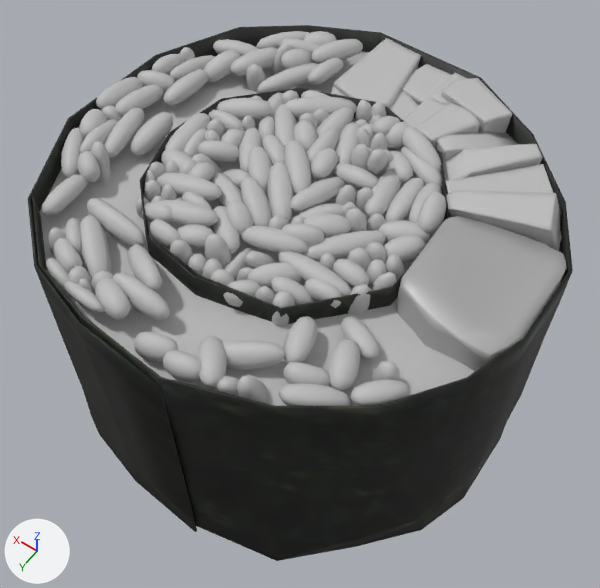
The FBX model Assets/05_Models/Props/RiceRoll_3.fbx as it was, and as the next commit left it.
Camera for both pictures: a 50 mm camera at (-0.5259, -0.3662, 0.1559) aimed at (-0.4712, -0.4428, 0.0355). Arrows for +X, +Y and +Z are at lower left; the lights stay in place. Where no turn or scale is listed for an object, it has been applied to the vertices.

The first picture shows 'RiceRoll_3'.
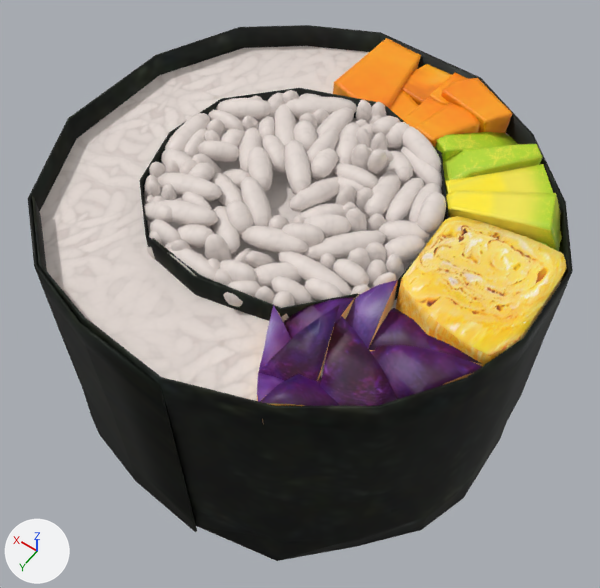
Location of each change, [x1, y1, x2, y2] in pixels of the pictures (600 x 588 px; the box of a moved part takes in the faces that stretch with it):
part 1 of me_mesh_1808, moved or reshaped: before [136, 196, 149, 219]; after [144, 195, 154, 205]
part 2 of me_mesh_1808, moved or reshaped: before [145, 170, 157, 183]; after [144, 175, 158, 188]
part 3 of me_mesh_1808, moved or reshaped: before [257, 62, 320, 93]; after [242, 117, 260, 129]
part 4 of me_mesh_1808, moved or reshaped: before [283, 316, 317, 363]; after [220, 260, 257, 282]
part 5 of me_mesh_1808, moved or reshaped: before [301, 90, 330, 98]; after [298, 93, 322, 99]
part 6 of me_mesh_1808, moved or reshaped: before [340, 317, 379, 359]; after [337, 176, 364, 194]
part 7 of me_mesh_1808, moved or reshaped: before [113, 272, 169, 320]; after [165, 242, 217, 281]
part 8 of me_mesh_1808, moved or reshaped: before [91, 271, 113, 296]; after [147, 231, 165, 259]
part 9 of me_mesh_1808, deleted: before [41, 31, 481, 469]
part 10 of me_mesh_1808, built on: [175, 197, 510, 539] in both
part 11 of me_mesh_1808, recoloured (grey to yellow): [435, 132, 562, 251] in both
part 12 of me_mesh_1808, recoloured (grey to white): before [40, 51, 561, 406]; after [40, 46, 561, 401]
part 13 of me_mesh_1808, recoloured (grey to orange): [334, 38, 512, 147] in both
part 14 of me_mesh_1808, recoloured (grey to white): [142, 90, 446, 322] in both
part 15 of me_mesh_1808, recoloured (grey to yellow): [396, 216, 567, 366] in both

Edits to the bpy script that builds the scene:
```text
Add mat_carrots:
    mat_carrots = principled_material('Carrots')
    mat_carrots.texture = img_carrots_b_jpg
    mat_carrots.roughness = 0.553
Add mat_rice:
    mat_rice = principled_material('Rice')
    mat_rice.texture = img_rice_b_jpg
    mat_rice.roughness = 0.553
Add mat_avocado:
    mat_avocado = principled_material('Avocado')
    mat_avocado.texture = img_avocado_b_jpg
    mat_avocado.roughness = 0.553
Add mat_eggroll:
    mat_eggroll = principled_material('EggRoll')
    mat_eggroll.texture = img_eggroll_b_jpg
    mat_eggroll.roughness = 0.553
Change me_mesh_1808:
    remove me_mesh_1808.from_pydata(...)  # 20815 vertices, 20139 faces; spans x -0.0355..0.0489, y -0.0353..0.0473, z -0.029..0.0295
    remove me_mesh_1808.materials.append(mat_rs_seaweed_004)  # picture img_seaweed_b_jpg
    add me_mesh_1808.from_pydata(...)  # 11194 vertices, 10964 faces; spans x -0.0355..0.0489, y -0.0353..0.0473, z -0.0286..0.0295
    me_mesh_1808 part 1: the loose piece of 58 vertices spanning x 0.0251..0.0275, y 0.0218..0.0245, z 0.02..0.025 is moved by (-0.0009, -0.0009, 0.0), in mat_rice (picture img_rice_b_jpg)
    me_mesh_1808 part 2: the loose piece of 58 vertices spanning x 0.0265..0.03, y 0.0168..0.0207, z 0.0145..0.0259 is moved by (-0.0011, 0.0008, 0.0), in mat_rice (picture img_rice_b_jpg)
    me_mesh_1808 part 3: the loose piece of 58 vertices spanning x 0.0212..0.0285, y -0.0218..-0.009, z 0.0229..0.0264 is multiplied about its middle by the matrix ((-0.918, 0.388, -0.084), (0.084, 0.399, 0.895), (0.345, 0.735, -0.439)), then moved by (-0.001, 0.0121, -0.0045), in mat_rice (picture img_rice_b_jpg)
    me_mesh_1808 part 4: the loose piece of 58 vertices spanning x -0.0121..-0.0072, y 0.0263..0.0343, z 0.0224..0.0258 is multiplied about its middle by the matrix ((-0.1, 0.781, -0.12), (-0.034, 0.072, 0.992), (0.974, 0.203, 0.028)), then moved by (0.0143, -0.0039, 0.0004), in mat_rice (picture img_rice_b_jpg)
    me_mesh_1808 part 5: the loose piece of 58 vertices spanning x 0.0128..0.0206, y -0.016..-0.0112, z 0.0219..0.0261 is moved by (-0.0001, 0.0011, 0.0), in mat_rice (picture img_rice_b_jpg)
    me_mesh_1808 part 6: the loose piece of 58 vertices spanning x -0.0194..-0.0121, y 0.0218..0.027, z 0.0216..0.0243 is multiplied about its middle by the matrix ((-0.648, 0.572, -0.119), (-0.41, -0.571, 0.958), (0.515, 0.681, 0.832)), then moved by (0.0167, -0.0236, 0.0007), in mat_rice (picture img_rice_b_jpg)
    me_mesh_1808 part 7: the loose piece of 58 vertices spanning x 0.0077..0.0192, y 0.036..0.0395, z 0.0225..0.0265 is moved by (-0.0023, -0.0089, 0.0), in mat_rice (picture img_rice_b_jpg)
    me_mesh_1808 part 8: the loose piece of 58 vertices spanning x 0.0177..0.0217, y 0.0369..0.0406, z 0.0186..0.0261 is moved by (-0.0011, -0.011, 0.0), in mat_rice (picture img_rice_b_jpg)
    me_mesh_1808 part 9: 199 loose pieces with 11489 vertices, spanning x -0.0349..0.0486, y -0.0347..0.0455, z -0.029..0.0278, are deleted
    me_mesh_1808 part 10: 75 vertices removed from x -0.0282..0.0297, y 0.0006..0.0388, z -0.0272..0.0263; 1943 vertices added at x -0.033..0.0298, y 0.0005..0.0422, z -0.0286..0.0288
    me_mesh_1808 part 11: 1325 faces spanning x -0.0341..0.0007, y -0.0288..0.0033, z -0.028..0.0281 switch from mat_rs_avocado_004 (grey #bcbcbc) to mat_avocado (picture img_avocado_b_jpg)
    me_mesh_1808 part 12: 17 faces spanning x -0.0348..0.0479, y -0.0346..0.0465, z 0.0211..0.0225 switch from mat_rs_ricebase_003 (grey #bcbcbc) to mat_rice (picture img_rice_b_jpg)
    me_mesh_1808 part 13: 560 faces spanning x -0.0131..0.0201, y -0.0345..-0.0132, z -0.026..0.0262 switch from mat_rs_carrots_004 (grey #bcbcbc) to mat_carrots (picture img_carrots_b_jpg)
    me_mesh_1808 part 14: 5901 faces spanning x -0.0156..0.0319, y -0.0179..0.0306, z 0.0103..0.0295 switch from mat_rs_rice_004 (grey #bcbcbc) to mat_rice (picture img_rice_b_jpg)
    me_mesh_1808 part 15: 166 faces spanning x -0.0347..-0.0149, y -0.0052..0.0197, z -0.0281..0.0275 switch from mat_tamagoyaki_mat_1 (grey #bcbcbc) to mat_eggroll (picture img_eggroll_b_jpg)
    add me_mesh_1808.materials.append(mat_seaweed)  # picture img_seaweed_b_jpg
    add me_mesh_1808.materials.append(mat_eggplant)  # picture img_eggplant_b_jpg
```
